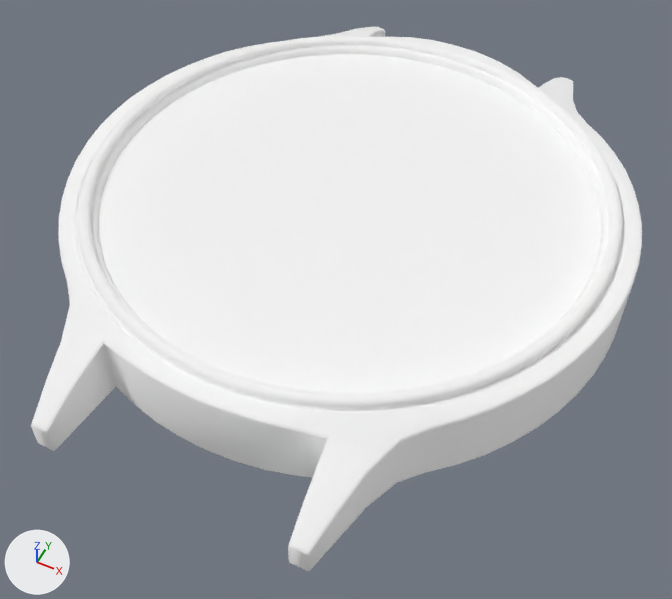
The glTF model src/assets/models/watch_body.glb as it was, and as the next commit left it.
Rendered twice from a 50 mm lens placed at (0.853, -1.79, 1.871), pointed at (0.049, -0.181, -0.14). Every picture has the same lights, and +X, +Y and +Z are marked at lower left. The older version comes first. Where no turn or scale is listed for an object, it has been applied to the vertices. Vertices at exactly the same position are counted once.

The first picture shows 'glass', 'watch_body'.
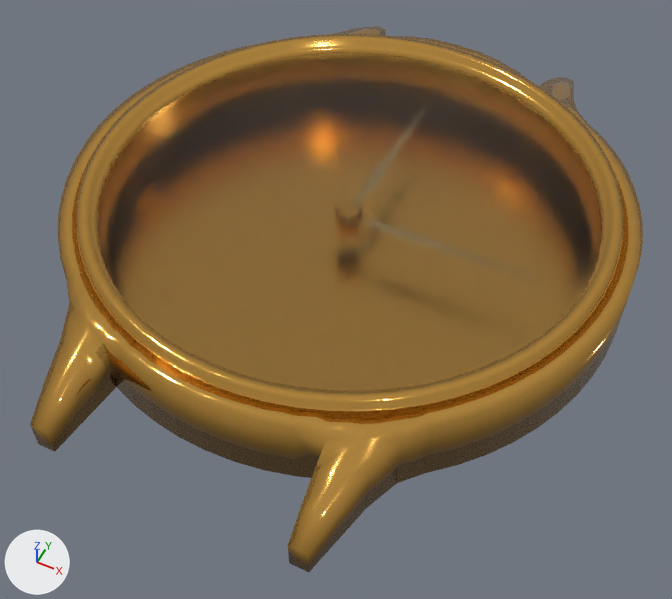
Edits to the bpy script that builds the scene:
```text
Change mat_gold_001:
    mat_gold_001.base_color: (1.0, 1.0, 1.0) -> (0.8, 0.627, 0.309)  # white #ffffff -> beige #e7cf97
    mat_gold_001.metallic: 1.0 -> 0.737
    mat_gold_001.roughness: 1.0 -> 0.344
Change mat_gold:
    mat_gold.base_color: (1.0, 1.0, 1.0) -> (0.8, 0.436, 0.0952)  # white #ffffff -> orange #e7b057
    mat_gold.roughness: 1.0 -> 0.108
Change mat_material:
    mat_material.metallic: 1.0 -> 0.0
    mat_material.roughness: 1.0 -> 0.5
    mat_material.base_color: (1.0, 1.0, 1.0) -> (0.8, 0.8, 0.8)  # white #ffffff -> white #e7e7e7
    add mat_material.transmission_weight = 1.0
    add mat_material.ior = 1.1
Change me_cylinder_002:
    used by ob_watch_body; location = (0.0, 0.0, 0.0)
    remove me_cylinder_002.from_pydata(...)  # 2814 vertices, 5558 faces; spans x -0.81..0.81, y -0.98..0.98, z -0.1..0.14
    add me_cylinder_002.from_pydata(...)  # 1568 vertices, 3038 faces; spans x -0.81..0.81, y -0.98..0.98, z -0.1..0.14
    me_cylinder_002 part 1: 148 vertices moved within x -0.8..0.8, y -0.98..0.98, z -0.01..0.14; 1344 vertices removed from x -0.81..0.81, y -0.98..0.98, z -0.1..0.14; 68 vertices added at x -0.75..0.75, y -0.79..0.79, z -0.1..0.14
    other edits to the shape of me_cylinder_002 do not show in these pictures
    add me_cylinder_002.materials.append(mat_gold_001)  # beige #e7cf97
```

Location of each change, [x1, y1, x2, y2] in pixels of the pictures (672 x 599 px):
'glass', surface changed, recoloured
    both: [98, 54, 601, 391]
'watch_body', recoloured, surface changed, reshaped (white to orange)
    before: [31, 27, 642, 572]
    after: [30, 26, 643, 572]
